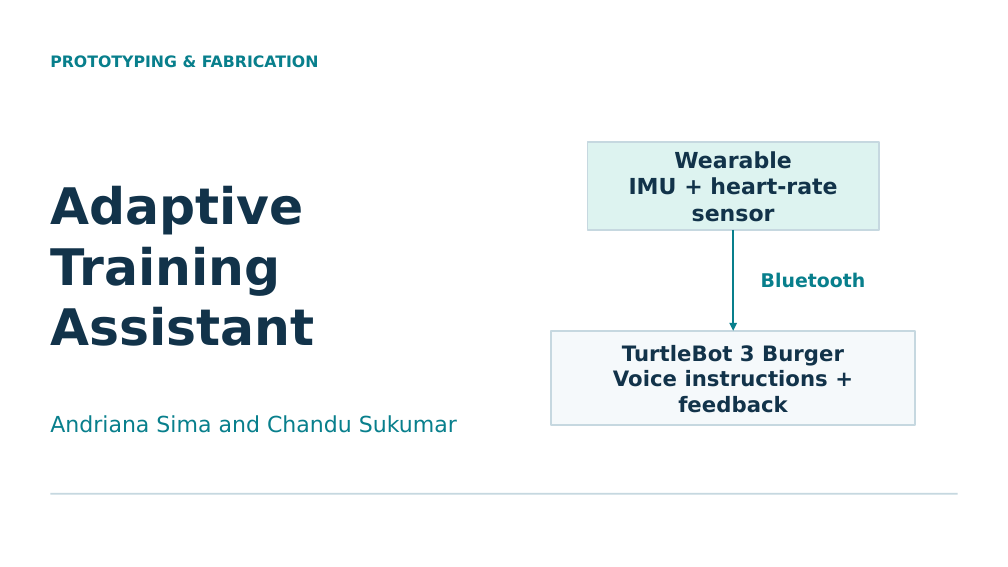
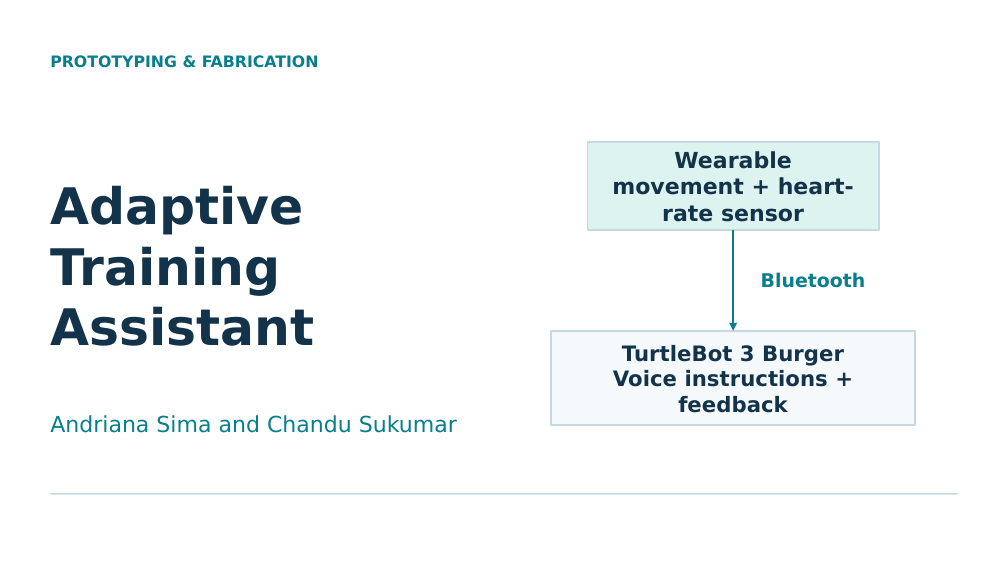
Before and after one commit to AndrianaSm/adaptive-training-assistant, a slide deck: slide 1 of Fabricaation.pptx. Drawn at 1008x567 pixels with LibreOffice and Linux fonts; fonts in the diff are those of the drawing. Boxes give left, top, right and bottom in pixels: in the first picture for what was removed or moved away, otherwise in the second. Text is boxed around its words. In the diff, an @@ line names an element or a change of style, - is before the commit and + after.

```diff
--- a/Fabricaation.pptx
+++ b/Fabricaation.pptx
@@ text in rectangle at <box>612,177,854,222</box>: text changed @@
-IMU + heart-rate sensor
+movement + heart-rate sensor
```
Also in this commit, not shown: 3 other slides changed.
